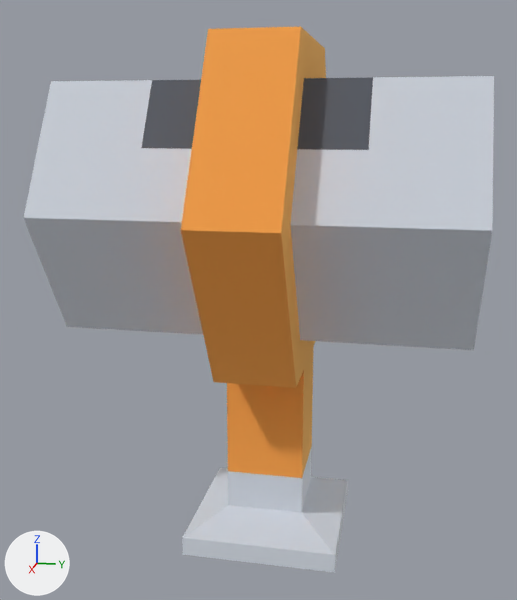
What one commit did to the glTF model static-legacy/assets/3d/models/hub_ring.glb.
Before and after are seen from a camera (50 mm lens) standing at (3.807, -1.175, 1.103) and looking at (2.006, -1.535, 0.652). The lights are fixed; the arrows at lower left show +X, +Y and +Z. The older version comes first. Where no turn or scale is listed for an object, it has been applied to the vertices.

Objects in the first picture: 'pipe_ringHigh'.
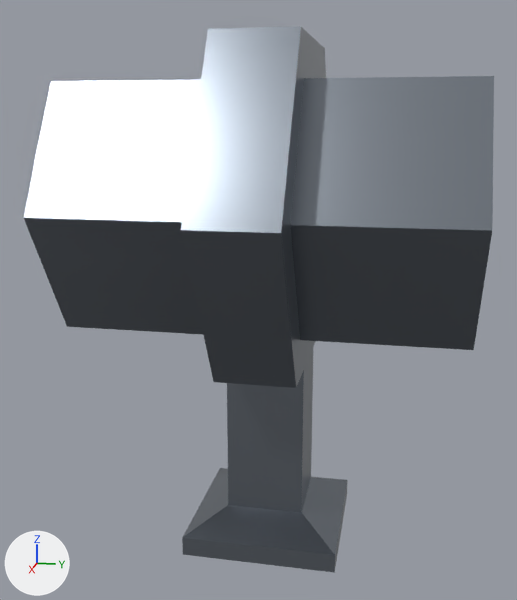
Edits to the bpy script that builds the scene:
```text
Change mat_metalred:
    mat_metalred.base_color: (1.0, 0.629, 0.203) -> (0.24, 0.27, 0.31)  # orange #ffd07c -> grey #868e97
    mat_metalred.roughness: 1.0 -> 0.28
Change mat_metal:
    mat_metal.base_color: (0.843, 0.871, 0.91) -> (0.24, 0.27, 0.31)  # white #edf0f5 -> grey #868e97
    mat_metal.roughness: 1.0 -> 0.28
Change mat_dark:
    mat_dark.roughness: 1.0 -> 0.28
Remove ob_tmpparent:
    ob_tmpparent = bpy.data.objects.new('tmpParent', None)
    ob_tmpparent.location = (0.0, 0.0, 0.0)
```

Boxes [x1, y1, x2, y2] around the edits, measured in the pictures (517 x 600 px):
'pipe_ringHigh', recoloured, surface changed: [24, 27, 494, 573] in both
